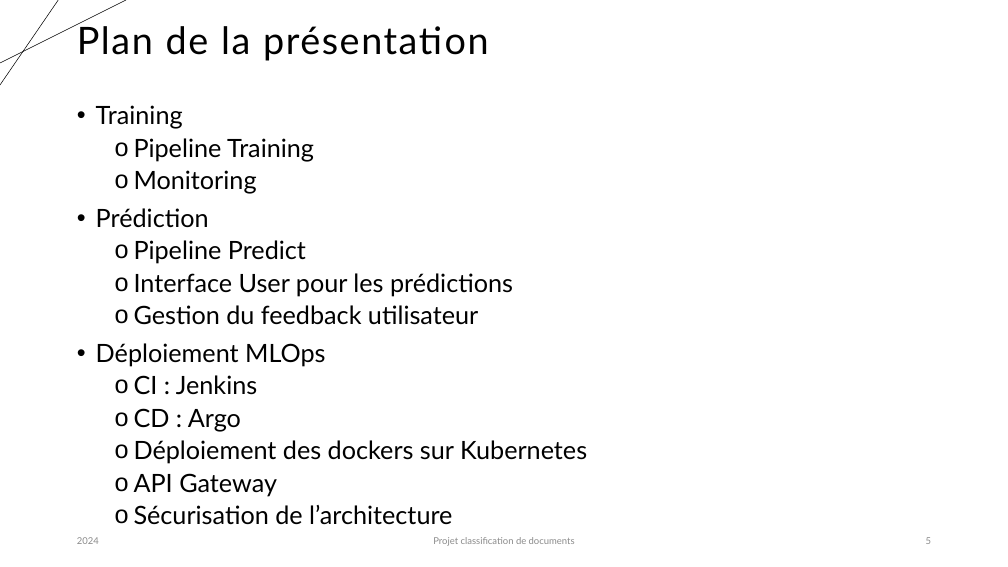
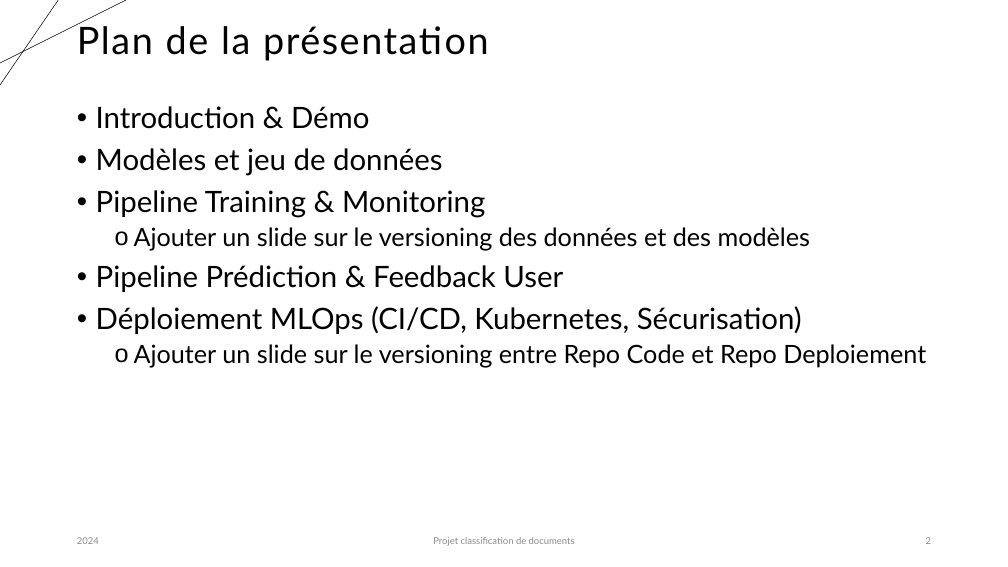
Before and after one commit to karned-formation/SEP24-MLOPS-SAKE, a slide deck: slide 2 of report/Projet_classification_MLOps_Partie1_Eddie.pptx (slide 5 before the commit). Drawn at 1008x567 pixels with LibreOffice and Linux fonts; fonts in the diff are those of the drawing. Boxes give left, top, right and bottom in pixels: in the first picture for what was removed or moved away, otherwise in the second. Text is boxed around its words. In the diff, an @@ line names an element or a change of style, - is before the commit and + after.

```diff
--- a/report/Projet_classification_MLOps_Partie1_Eddie.pptx
+++ b/report/Projet_classification_MLOps_Partie1_Eddie.pptx
@@ text at (x1=96, y1=106, x2=926, y2=367): text changed; size 24 to 28 pt @@
-• Training
-  o Pipeline Training
-  o Monitoring
-• Prédiction
-  o Pipeline Predict
-  o Interface User pour les prédictions
-  o Gestion du feedback utilisateur
-• Déploiement MLOps
-  o CI : Jenkins
-  o CD : Argo
-  o Déploiement des dockers sur Kubernetes
-  o API Gateway
-  o Sécurisation de l’architecture
+• Introduction & Démo
+• Modèles et jeu de données
+• Pipeline Training & Monitoring
+  o Ajouter un slide sur le versioning des données et des modèles
+• Pipeline Prédiction & Feedback User
+• Déploiement MLOps (CI/CD, Kubernetes, Sécurisation)
+  o Ajouter un slide sur le versioning entre Repo Code et Repo Deploiement
```
Also in this commit, not shown: 3 other slides changed, 1 slide added, 4 other files.
